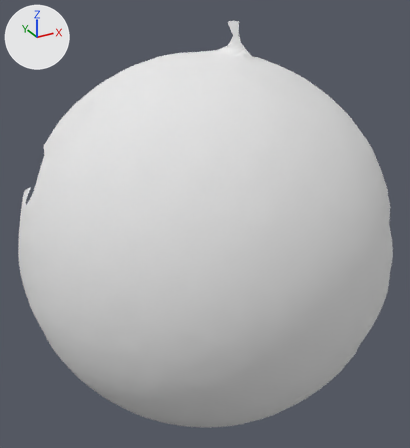
Two versions of the OBJ model res/pendulum_horizontal/Pendulum_horizontal.000147.obj, one commit apart.
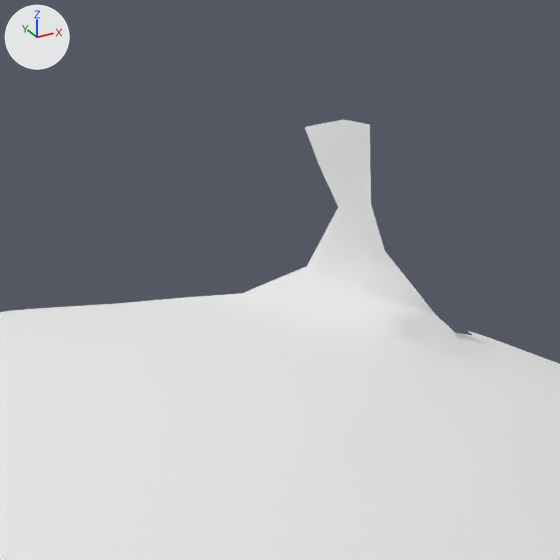
The first picture shows the older version from a 50 mm lens placed at (-84.5, -150.2, 172.2), pointed at (104.0, 192.4, 0.9). The close-ups show both versions on the part from 43% to 66% of the width and 0% to 21% of the height of that picture. The lights are fixed; the arrows at upper left show +X, +Y and +Z. Where no turn or scale is listed for an object, it has been applied to the vertices.

The older version as bpy lines, for what is in view:
```python
me_pendulum_horizontal_000147 = bpy.data.meshes.new('Pendulum_horizontal.000147')
me_pendulum_horizontal_000147.from_pydata(...)  # 4925 vertices, 9747 faces; spans x -26.0..259.0, y 77.0..278.0, z -174.0..142.0
me_pendulum_horizontal_000147.materials.append(mat_pendulum_horizontal_000147)  # white #e7e7e7
ob_pendulum_horizontal_000147 = bpy.data.objects.new('Pendulum_horizontal.000147', me_pendulum_horizontal_000147)
ob_pendulum_horizontal_000147.location = (0.0, 0.0, 0.0)
```
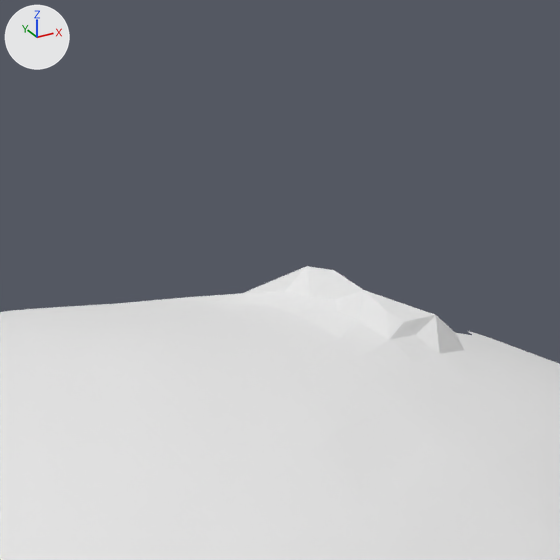
What differs and where, as boxes [x1, y1, x2, y2] in the close-ups (560 x 560 px):
'Pendulum_horizontal.000147', reshaped: before [0, 119, 560, 560]; after [0, 266, 560, 560]
part 1 of me_pendulum_horizontal_000147, deleted: before [305, 119, 436, 315]

The change, as a list of edits to the scene's bpy script:
```text
Change me_pendulum_horizontal_000147:
    used by ob_pendulum_horizontal_000147; location = (0.0, 0.0, 0.0)
    remove me_pendulum_horizontal_000147.from_pydata(...)  # 4925 vertices, 9747 faces; spans x -26.0..259.0, y 77.0..278.0, z -174.0..142.0
    remove me_pendulum_horizontal_000147.materials.append(mat_pendulum_horizontal_000147)  # white #e7e7e7
    add me_pendulum_horizontal_000147.from_pydata(...)  # 4916 vertices, 9734 faces; spans x -26.0..259.0, y 77.0..278.0, z -174.0..125.0
    me_pendulum_horizontal_000147 part 1
    9 vertices are removed from x 138.0..140.0, y 204.0..222.0, z 128.0..142.0
    13 faces are deleted
```
